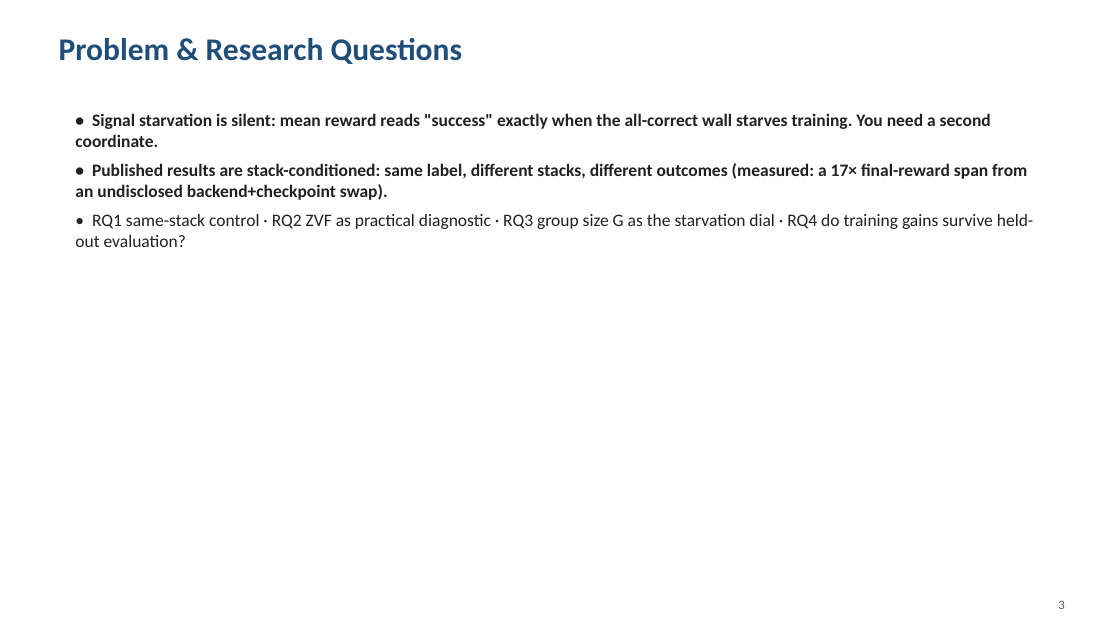
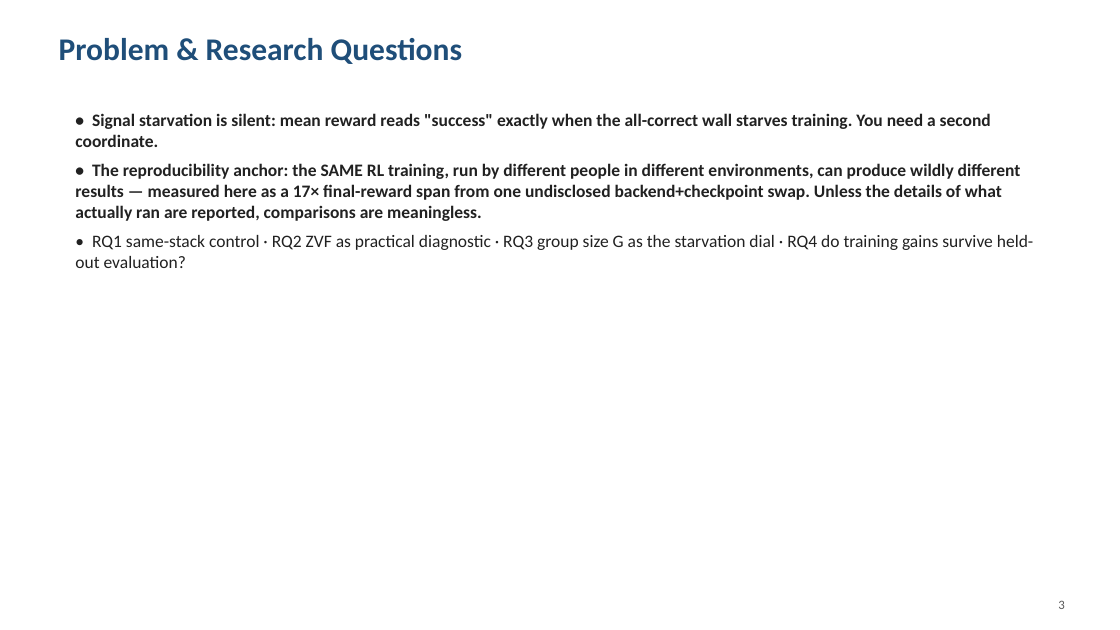
Before and after one commit to arvindcr4/tinker-rl-lab, a slide deck: slide 4 of outputs/PESU_MTech_Phase1_Session1_Review_ArvindCR.pptx. Drawn at 1120x630 pixels with LibreOffice and Linux fonts; fonts in the diff are those of the drawing. Boxes give left, top, right and bottom in pixels: in the first picture for what was removed or moved away, otherwise in the second. Text is boxed around its words. In the diff, an @@ line names an element or a change of style, - is before the commit and + after.

```diff
--- a/outputs/PESU_MTech_Phase1_Session1_Review_ArvindCR.pptx
+++ b/outputs/PESU_MTech_Phase1_Session1_Review_ArvindCR.pptx
@@ text at [75, 163, 1021, 221]: text changed @@
-• Published results are stack-conditioned: same label, different stacks, different outcomes (measured: a 17× final-reward span from an undisclosed backend+checkpoint swap).
+• The reproducibility anchor: the SAME RL training, run by different people in different environments, can produce wildly different results — measured here as a 17× final-reward span from one undisclosed backend+checkpoint swap. Unless the details of what actually ran are reported, comparisons are meaningless.
```
Also in this commit, not shown: 1 other slide changed, 1 other file.
